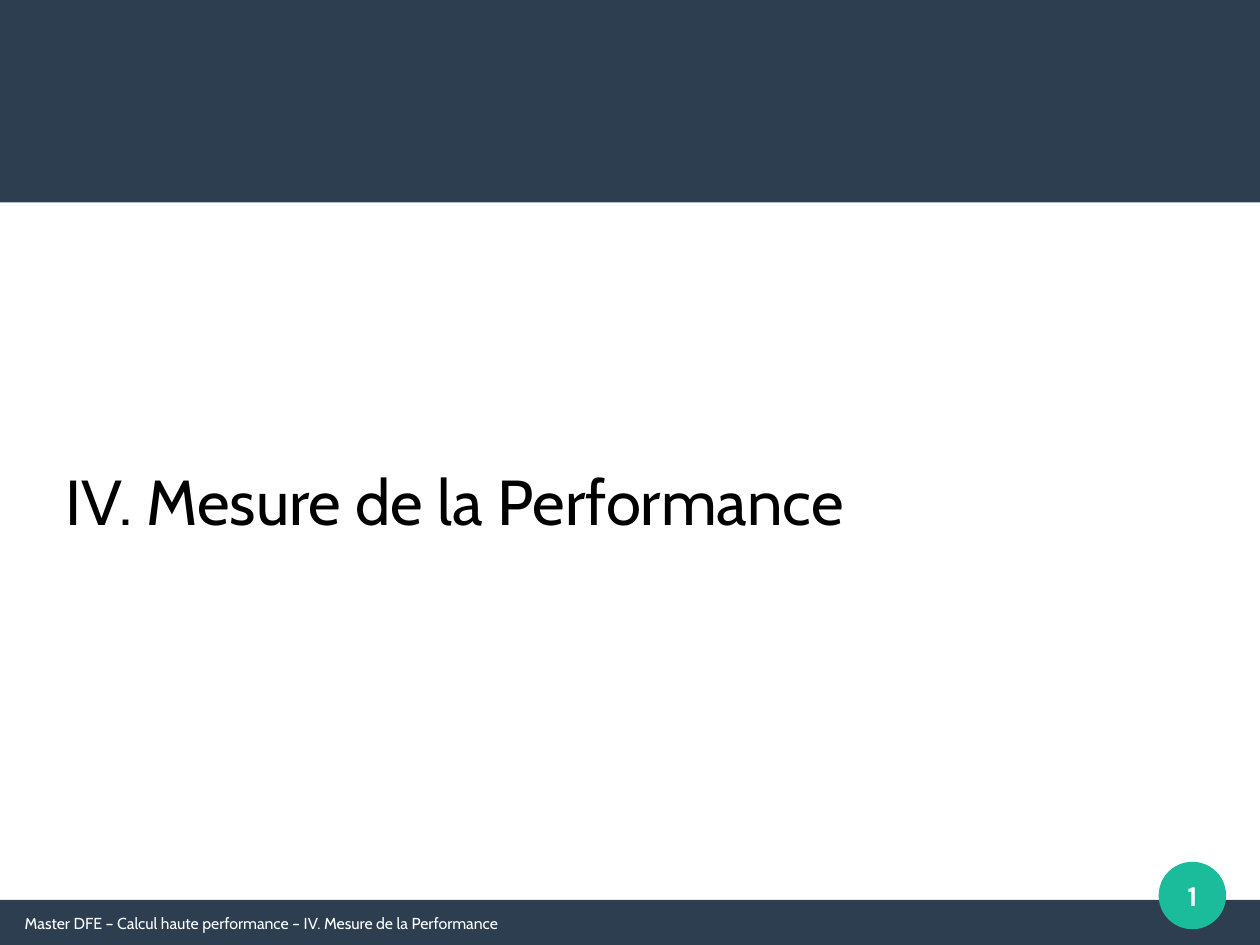
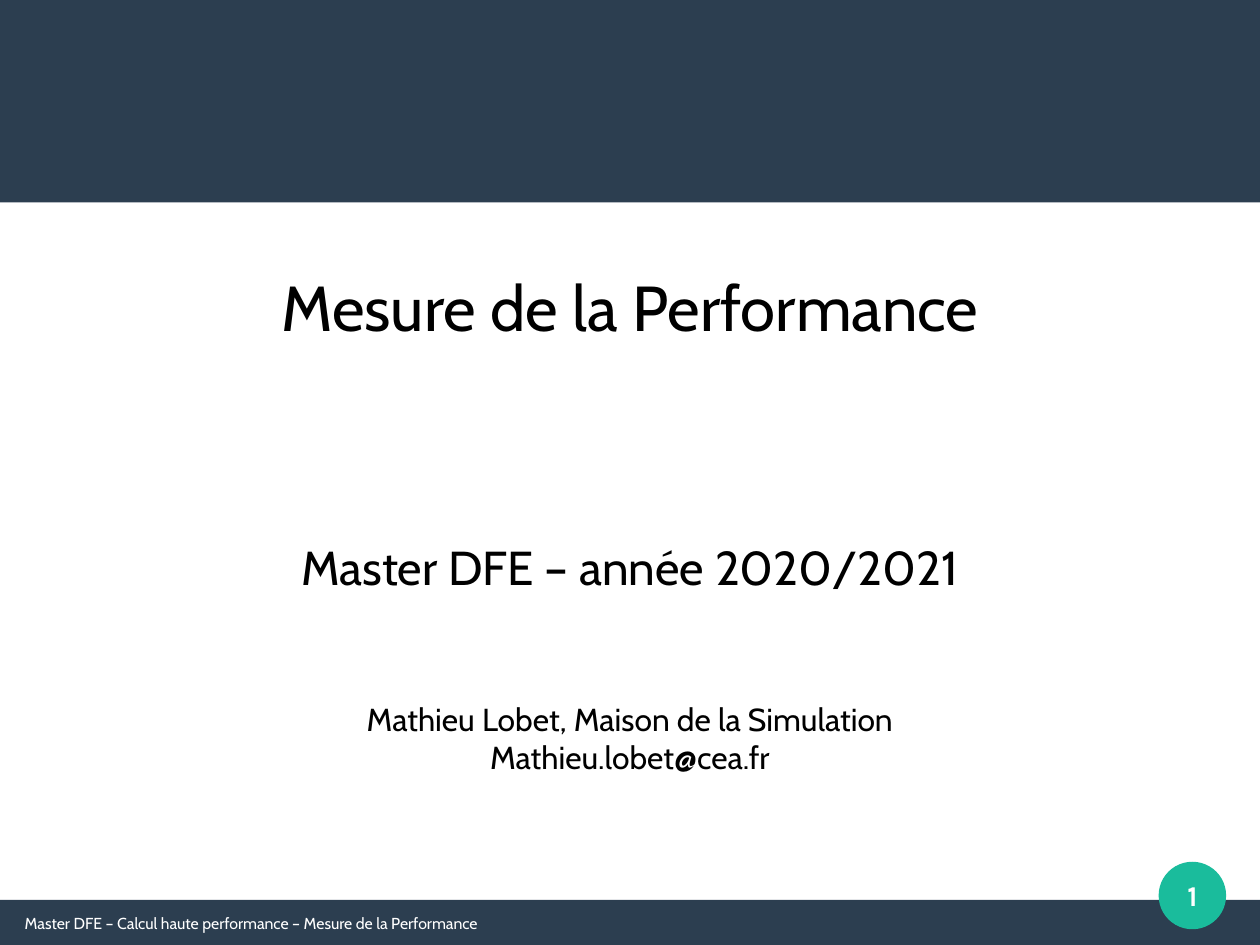
Before and after one commit to Maison-de-la-Simulation/HPC-DFE-Paris-Saclay, a slide deck: slide 1 of support/mesure_performance.odp. Drawn at 1260x945 pixels with LibreOffice and Linux fonts; fonts in the diff are those of the drawing. Boxes give left, top, right and bottom in pixels: in the first picture for what was removed or moved away, otherwise in the second. Text is boxed around its words. In the diff, an @@ line names an element or a change of style, - is before the commit and + after.

Commit message:
Update slides about performance and good practice

```diff
--- a/support/mesure_performance.odp
+++ b/support/mesure_performance.odp
@@ text at (x1=281, y1=283, x2=978, y2=332): text changed @@
-IV. Mesure de la Performance
+Mesure de la Performance
@@ text added at (x1=301, y1=550, x2=958, y2=589), 30 pt, text #000000 @@
+Master DFE – année 2020/2021
@@ text added at (x1=367, y1=707, x2=893, y2=772), 20 pt, text #000000 @@
+Mathieu Lobet, Maison de la Simulation
+Mathieu.lobet@cea.fr
@@ text at (x1=25, y1=917, x2=477, y2=933): text changed @@
-Master DFE – Calcul haute performance – IV. Mesure de la Performance
+Master DFE – Calcul haute performance – Mesure de la Performance
```
Also in this commit, not shown: 15 other slides changed, 3 other files.
